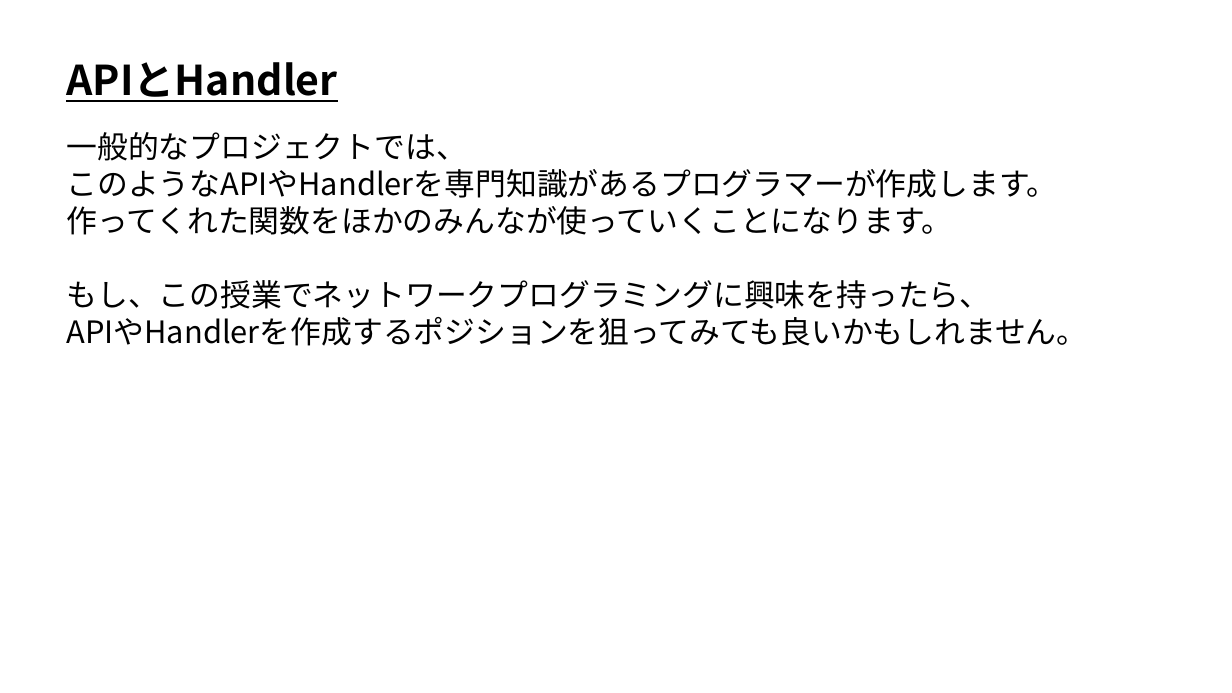
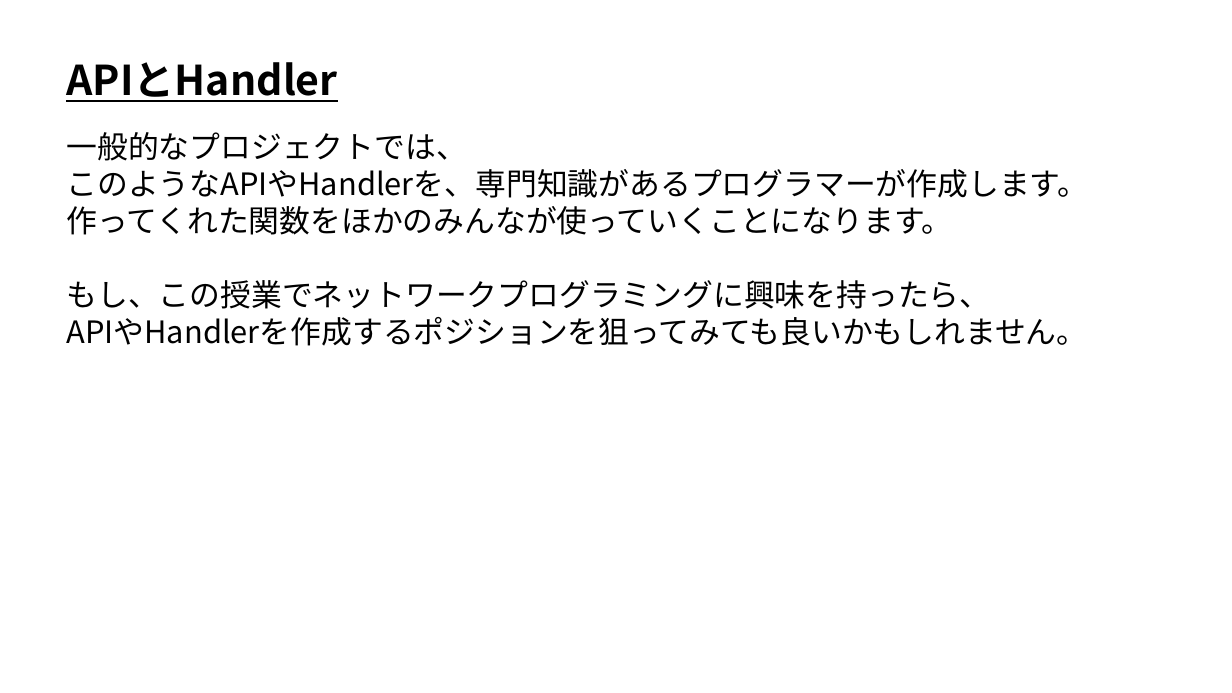
Before and after one commit to ArakiYusuke-Ohara/Textbook, a slide deck: slide 9 of ゲーム科3年/00_前期/オンラインゲームプログラミングⅠ/12_APIとHandler.pptx. Drawn at 1232x693 pixels with LibreOffice and Linux fonts; fonts in the diff are those of the drawing. Boxes give left, top, right and bottom in pixels: in the first picture for what was removed or moved away, otherwise in the second. Text is boxed around its words. In the diff, an @@ line names an element or a change of style, - is before the commit and + after.

```diff
--- a/ゲーム科3年/00_前期/オンラインゲームプログラミングⅠ/12_APIとHandler.pptx
+++ b/ゲーム科3年/00_前期/オンラインゲームプログラミングⅠ/12_APIとHandler.pptx
@@ text at (66,169,1088,198): text changed @@
-このようなAPIやHandlerを専門知識があるプログラマーが作成します。
+このようなAPIやHandlerを、専門知識があるプログラマーが作成します。
```
Also in this commit, not shown: 4 other files.
